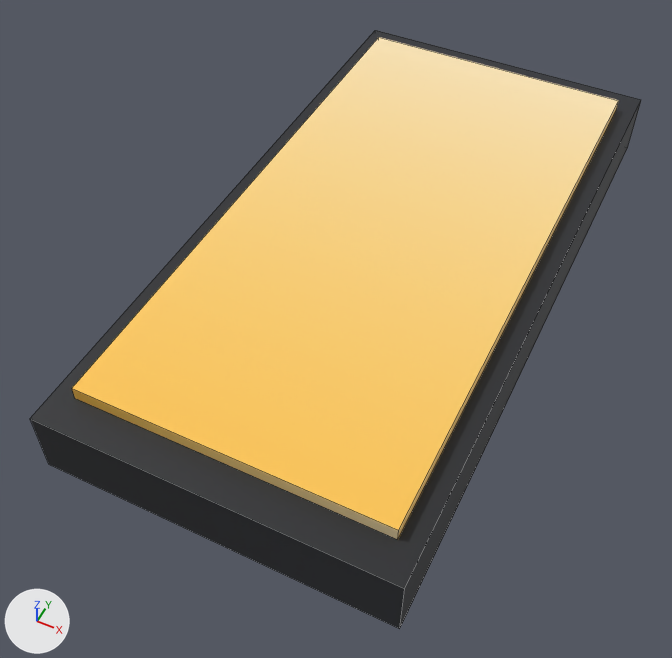
Before and after pictures for a commit that changed the FBX model art/export/dt_smartphone.fbx.
Rendered twice from a camera (50 mm lens) standing at (0.311, -0.752, 0.819) and looking at (-0.022, -0.087, -0.013). Lighting does not change. The marker at lower left points along +X, +Y and +Z. The older version comes first. Mesh edges are drawn as thin lines.

Objects in the first picture: 'dt_smartphone'.
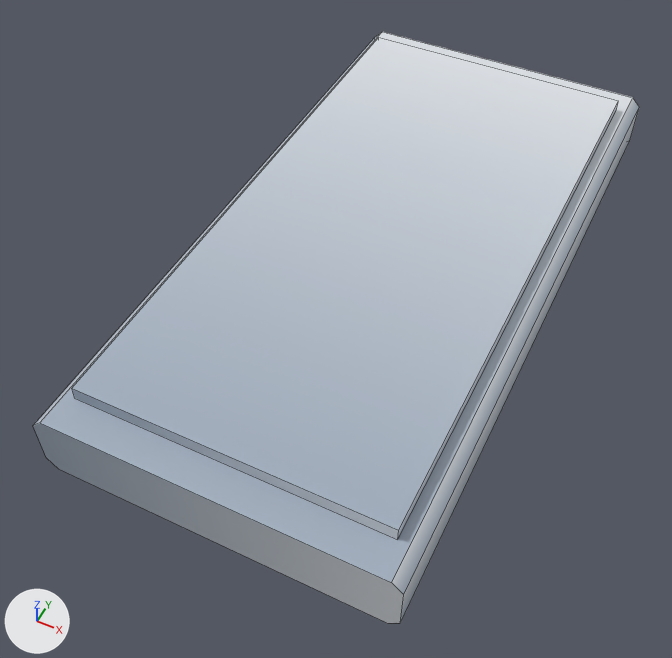
Boxes (x1, y1, x2, y2) around the edits, measured in the pictures (672 x 658 px):
```json
{"object": "dt_smartphone", "change": "reshaped", "before": [30, 30, 641, 629], "after": [33, 32, 639, 623]}
{"part": 1, "of": "me_dt_smartphone", "change": "rebuilt", "before": [30, 30, 641, 629], "after": [33, 32, 639, 623]}
{"part": 2, "of": "me_dt_smartphone", "change": "surface changed", "before": [72, 37, 619, 540], "after": [72, 37, 619, 540], "on screen": "orange to white"}
```

The change, as JSON lines over the scene's bpy script:
```json
{"block": "me_dt_smartphone", "where": "# used by ob_dt_smartphone; location = (0.0, 0.0, 0.0)"}
{"op": "remove", "block": "me_dt_smartphone", "code": "me_dt_smartphone.from_pydata(...)  # 16 vertices, 12 faces; spans x -0.2..0.2, y -0.4..0.4, z 0.0..0.096"}
{"op": "add", "block": "me_dt_smartphone", "code": "me_dt_smartphone.from_pydata(...)  # 24 vertices, 16 faces; spans x -0.2..0.2, y -0.4..0.4, z 0.0..0.096"}
{"block": "me_dt_smartphone", "change": "me_dt_smartphone part 1: the loose piece of 8 vertices spanning x -0.2..0.2, y -0.4..0.4, z 0.0..0.08 is rebuilt with 16 vertices and now spans x -0.2..0.2, y -0.4..0.4, z 0.0..0.08"}
{"block": "me_dt_smartphone", "change": "me_dt_smartphone part 2: 6 kept faces spanning x -0.176..0.176, y -0.36..0.36, z 0.08..0.096 get new texture (UV) coordinates"}
```
